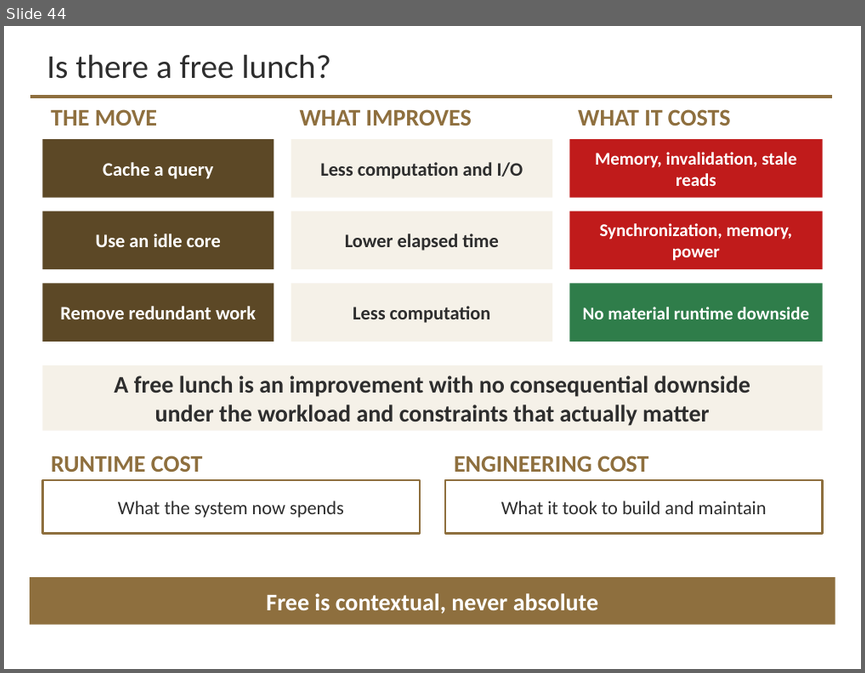
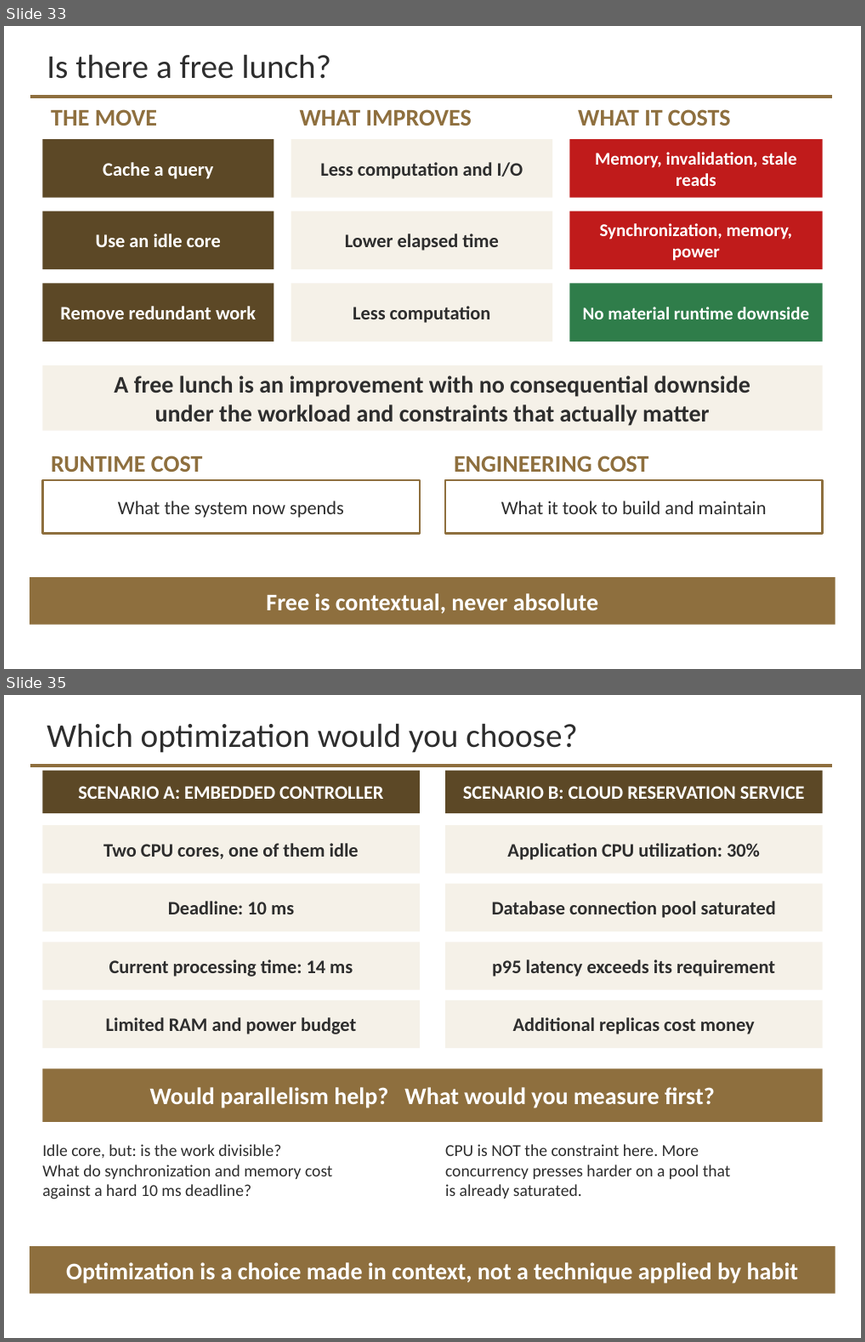
Before and after one commit to davisjam/model-based-agentic-software-engineering, a slide deck: course/lectures/act-3-software-in-the-world/04-performance-and-reliability/3-4-Performance-and-Reliability-1-Performance-Engineering.pptx. Shown one above the other, each under a label of ours: slide 44 before the commit, slides 33 and 35 after it; the slides between them are not shown. The pictures are 865x673 and 865x1342 pixels, drawn with LibreOffice and Linux fonts; fonts in the diff are those of the drawing; background and template pictures are left out. Boxes give left, top, right and bottom in pixels: in the first picture for what was removed or moved away, otherwise in the second. Text is boxed around its words. In the diff, an @@ line names an element or a change of style, - is before the commit and + after.

```diff
--- a/course/lectures/act-3-software-in-the-world/04-performance-and-reliability/3-4-Performance-and-Reliability-1-Performance-Engineering.pptx
+++ b/course/lectures/act-3-software-in-the-world/04-performance-and-reliability/3-4-Performance-and-Reliability-1-Performance-Engineering.pptx
@@ slide 35 added at (4,695,861,1338), background #FFFFFF; not listed: 1 template element that a slide beside it also shows @@
@@ title added at (46,723,577,753), 28 pt, text #2D2D2D @@
+Which optimization would you choose?
@@ rectangle added at (42,771,420,813), fill #5C4826, 16 pt, text #FFFFFF, bold @@
+SCENARIO A: EMBEDDED CONTROLLER
@@ rectangle added at (445,771,823,813), fill #5C4826, 16 pt, text #FFFFFF, bold @@
+SCENARIO B: CLOUD RESERVATION SERVICE
@@ rectangle added at (42,825,420,873), fill #F5F1E8, 16 pt, text #2D2D2D, bold @@
+Two CPU cores, one of them idle
@@ rectangle added at (445,825,823,873), fill #F5F1E8, 16 pt, text #2D2D2D, bold @@
+Application CPU utilization: 30%
@@ rectangle added at (42,884,420,931), fill #F5F1E8, 16 pt, text #2D2D2D, bold @@
+Deadline: 10 ms
@@ rectangle added at (445,884,823,931), fill #F5F1E8, 16 pt, text #2D2D2D, bold @@
+Database connection pool saturated
@@ rectangle added at (42,941,420,990), fill #F5F1E8, 16 pt, text #2D2D2D, bold @@
+Current processing time: 14 ms
@@ rectangle added at (445,941,823,990), fill #F5F1E8, 16 pt, text #2D2D2D, bold @@
+p95 latency exceeds its requirement
@@ rectangle added at (42,1000,420,1048), fill #F5F1E8, 16 pt, text #2D2D2D, bold @@
+Limited RAM and power budget
@@ rectangle added at (445,1000,823,1048), fill #F5F1E8, 16 pt, text #2D2D2D, bold @@
+Additional replicas cost money
@@ rectangle added at (42,1068,823,1122), fill #8E6F3E, 20 pt, text #FFFFFF, bold @@
+Would parallelism help? What would you measure first?
@@ text added at (42,1144,333,1199), 14 pt, text #2D2D2D @@
+Idle core, but: is the work divisible?
+What do synchronization and memory cost
+against a hard 10 ms deadline?
@@ text added at (445,1144,731,1198), 14 pt, text #2D2D2D @@
+CPU is NOT the constraint here. More
+concurrency presses harder on a pool that
+is already saturated.
@@ rectangle added at (30,1246,835,1293), fill #8E6F3E, 20 pt, text #FFFFFF, bold @@
+Optimization is a choice made in context, not a technique applied by habit
@@ what was slide 44 is now slide 33 @@
```
Also in this commit, not shown: 3 other slides added.
